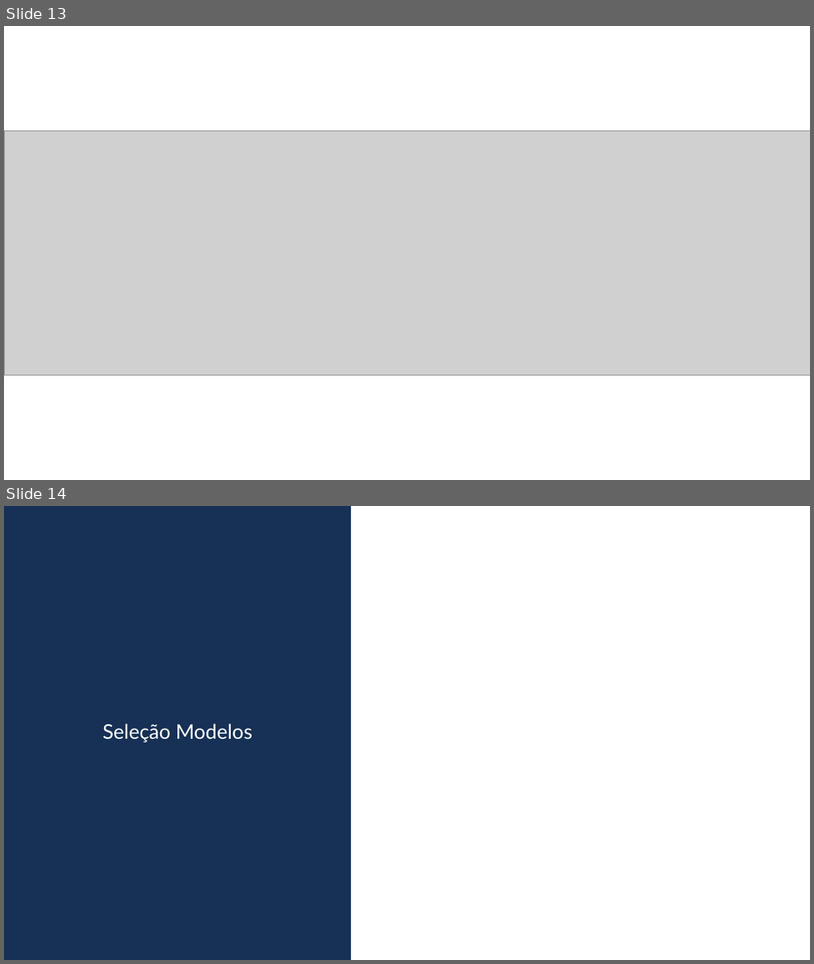
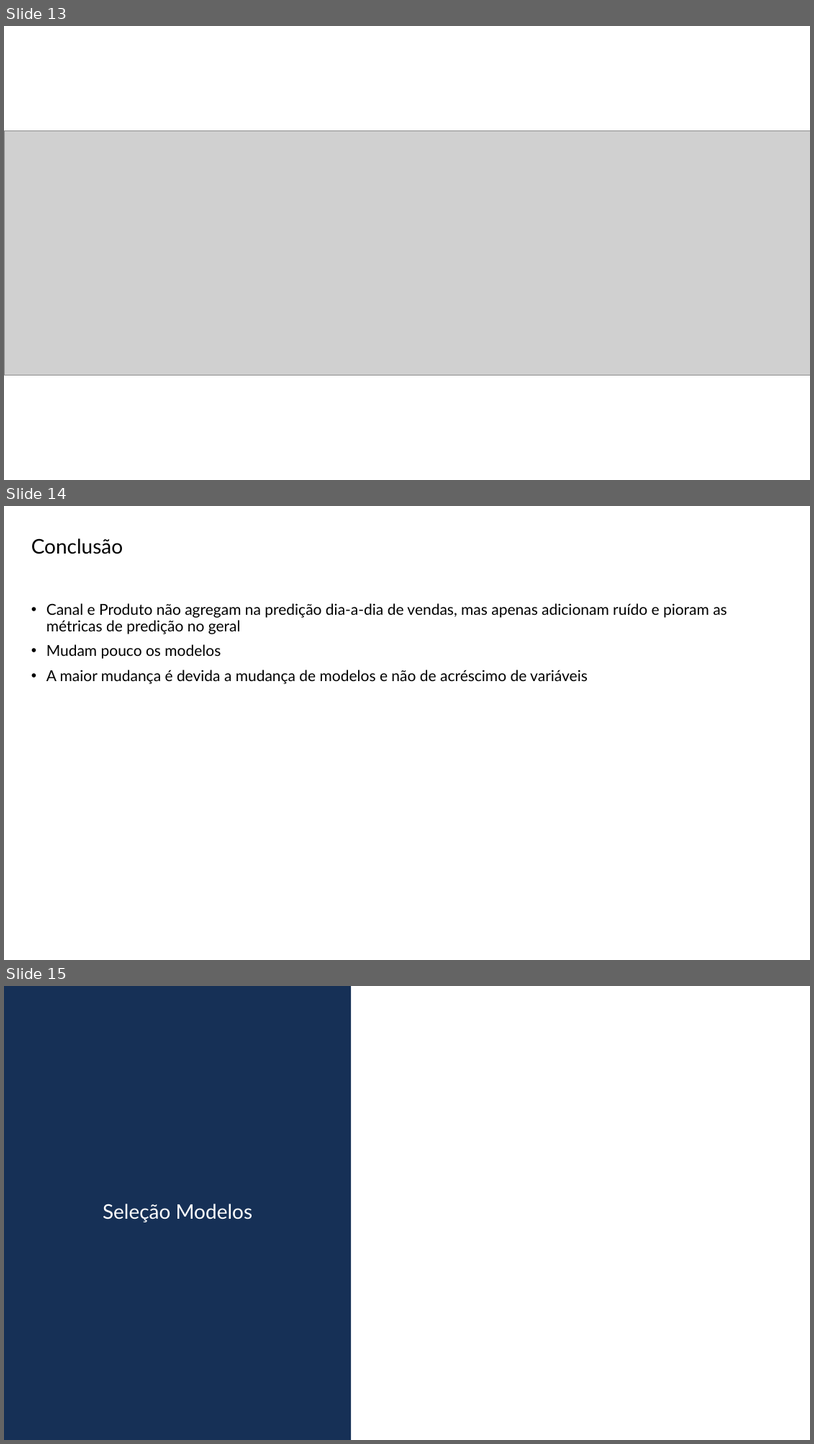
Before and after one commit to Daniel-Alexandre-Ramazzotte/Modelo-Vendas-Diario, a slide deck: Apresentacao/Projecao de Vendas Definição Modelo v2.pptx. Shown one above the other, each under a label of ours: slides 13 and 14 before the commit, slides 13, 14 and 15 after it. The pictures are 814x964 and 814x1444 pixels, drawn with LibreOffice and Linux fonts; fonts in the diff are those of the drawing; grey boxes stand for pictures; background and template pictures are left out. Boxes give left, top, right and bottom in pixels: in the first picture for what was removed or moved away, otherwise in the second. Text is boxed around its words. In the diff, an @@ line names an element or a change of style, - is before the commit and + after.

```diff
--- a/Apresentacao/Projecao de Vendas Definição Modelo v2.pptx
+++ b/Apresentacao/Projecao de Vendas Definição Modelo v2.pptx
@@ slide 14 added at [4, 506, 810, 960], background #FFFFFF @@
@@ title added at [31, 538, 123, 554], 24 pt, text #000000 @@
+Conclusão
@@ text added at [46, 603, 728, 684], 18 pt, text #000000 @@
+• Canal e Produto não agregam na predição dia-a-dia de vendas, mas apenas adicionam ruído e pioram as métricas de predição no geral
+• Mudam pouco os modelos
+• A maior mudança é devida a mudança de modelos e não de acréscimo de variáveis
@@ what was slide 14 is now slide 15 @@
```
Also in this commit, not shown: 14 slides changed, 67 other slides added, 11 slides removed, 50 other files.
